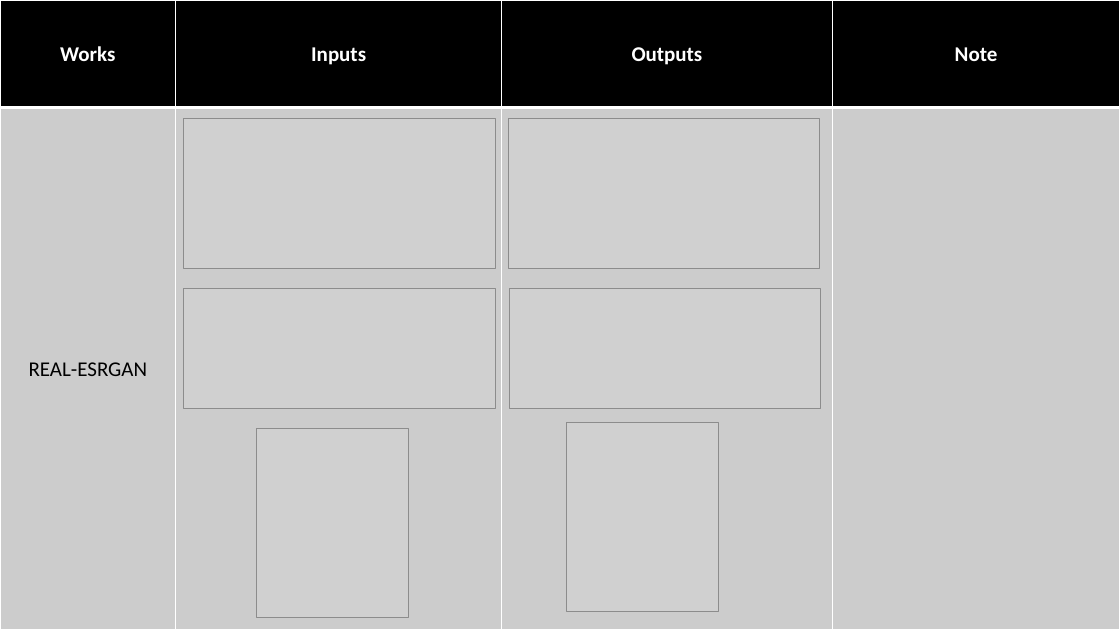
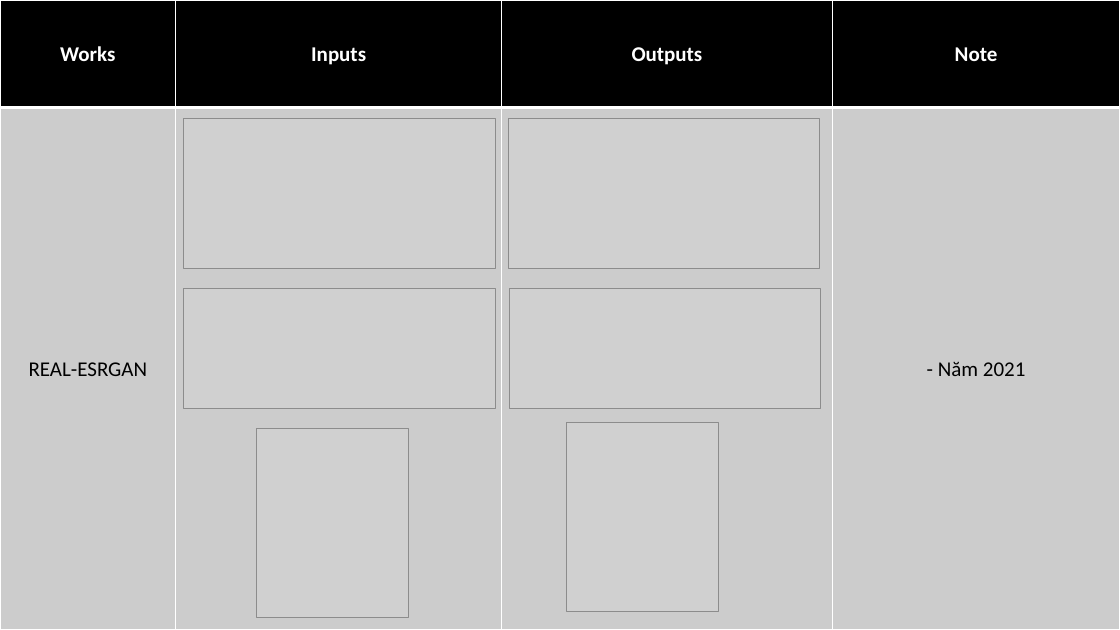
Before and after one commit to chwenjun225/ViCa, a slide deck: slide 5 of Reports/Seminars/SR_Survey_Compare_Methods.pptx (slide 4 before the commit). Drawn at 1120x630 pixels with LibreOffice and Linux fonts; fonts in the diff are those of the drawing; grey boxes stand for pictures. Boxes give left, top, right and bottom in pixels: in the first picture for what was removed or moved away, otherwise in the second. Text is boxed around its words. In the diff, an @@ line names an element or a change of style, - is before the commit and + after.

```diff
--- a/Reports/Seminars/SR_Survey_Compare_Methods.pptx
+++ b/Reports/Seminars/SR_Survey_Compare_Methods.pptx
@@ table at [0,0,1120,630] @@
-row 2, column 4: 
+row 2, column 4: - Năm 2021
```
Also in this commit, not shown: 1 slide added, 4 other files.
